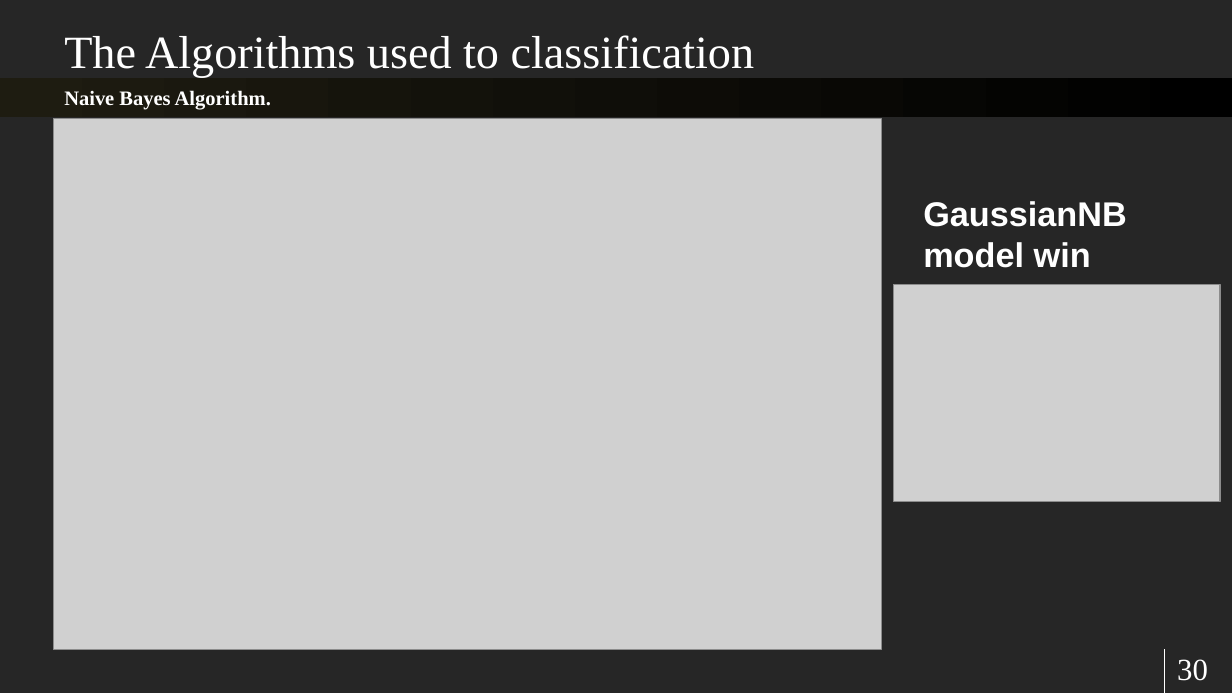
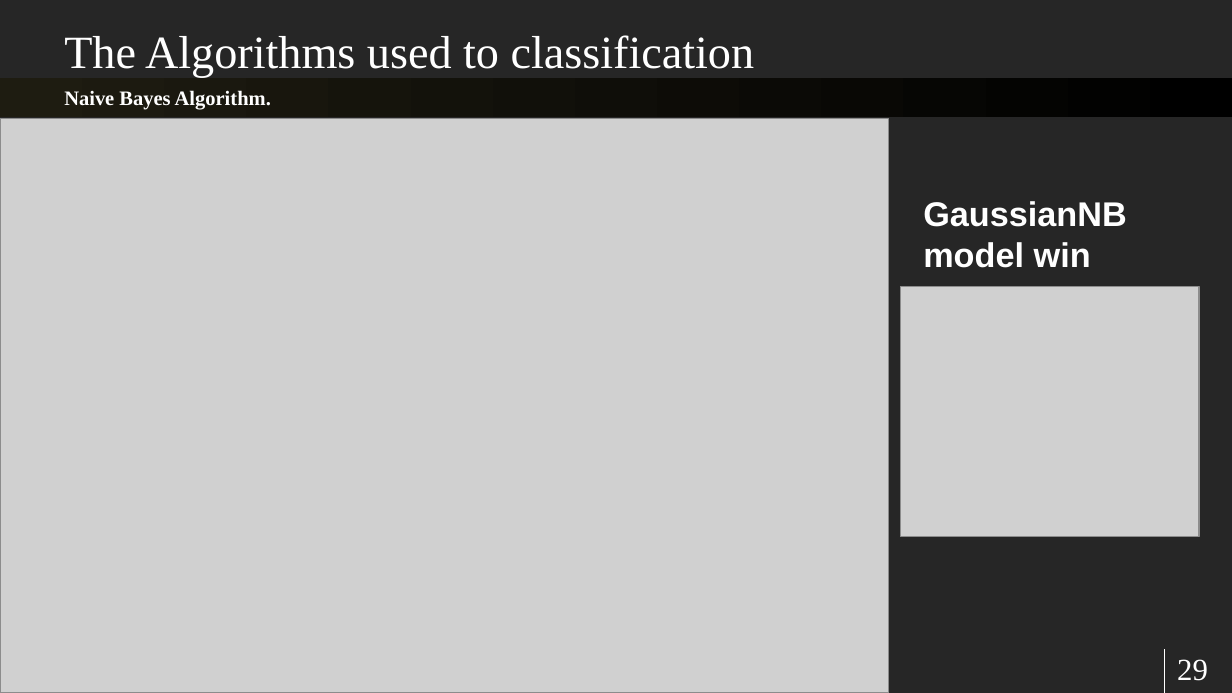
Before and after one commit to sherifRoshdy/Machine-learning-project, a slide deck: slide 29 of Presentation/final ml.pptx (slide 30 before the commit). Drawn at 1232x693 pixels with LibreOffice and Linux fonts; fonts in the diff are those of the drawing; grey boxes stand for pictures. Boxes give left, top, right and bottom in pixels: in the first picture for what was removed or moved away, otherwise in the second. Text is boxed around its words. In the diff, an @@ line names an element or a change of style, - is before the commit and + after.

```diff
--- a/Presentation/final ml.pptx
+++ b/Presentation/final ml.pptx
@@ picture: place and size @@
-picture at [53,118,881,649]
+picture at [0,118,888,692]
@@ picture: place and size @@
-picture at [893,285,1220,501]
+picture at [901,287,1199,537]
@@ page number at [1177,659,1208,681]: text changed @@
-30
+29
```
Also in this commit, not shown: 15 other slides changed, 2 slides added, 2 slides removed, 1 other file.
